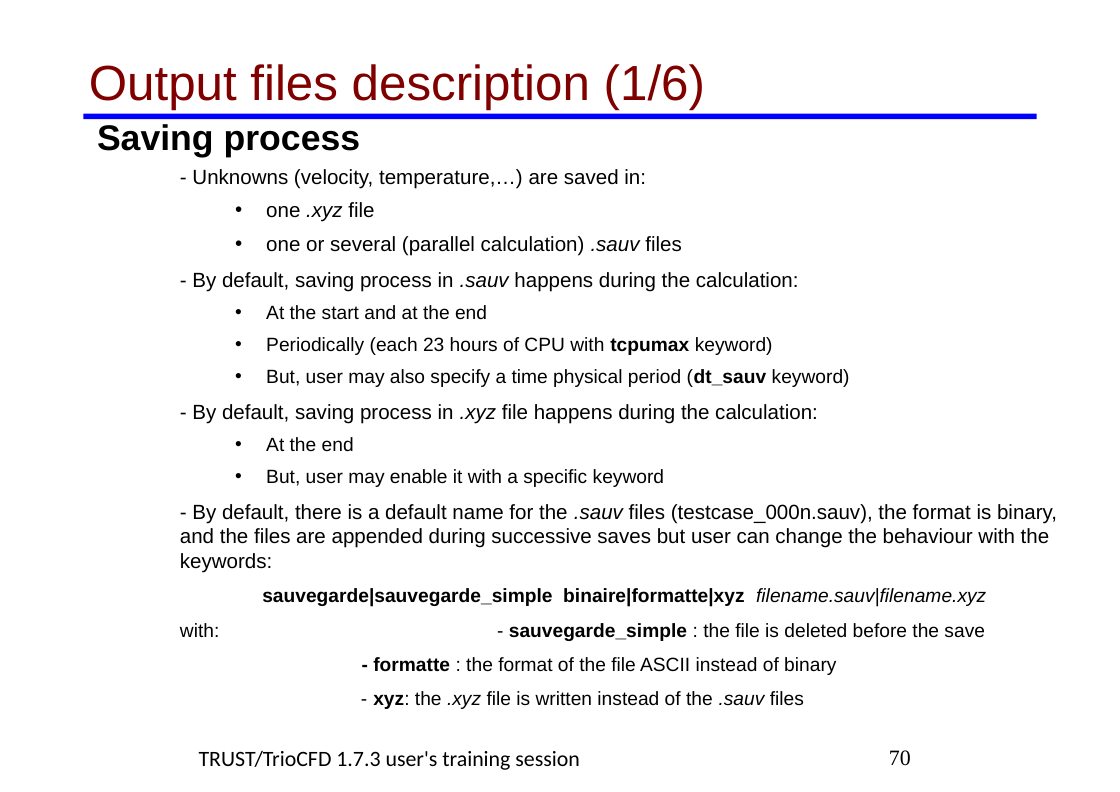
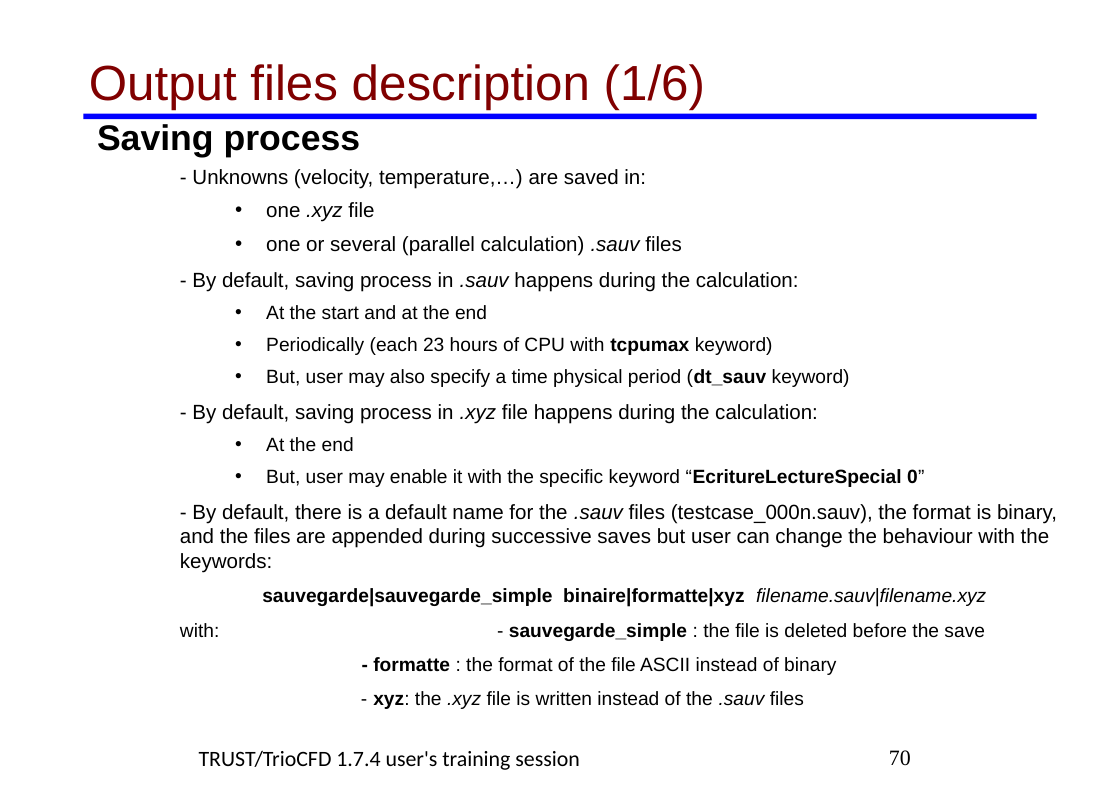
Before and after one commit to cea-trust-platform/trust-code, a slide deck: slide 70 of doc/TRUST/TRUST_and_TrioCFD_presentation.odp. Drawn at 1120x792 pixels with LibreOffice and Linux fonts; fonts in the diff are those of the drawing; background and template pictures are left out. Boxes give left, top, right and bottom in pixels: in the first picture for what was removed or moved away, otherwise in the second. Text is boxed around its words. In the diff, an @@ line names an element or a change of style, - is before the commit and + after.

```diff
--- a/doc/TRUST/TRUST_and_TrioCFD_presentation.odp
+++ b/doc/TRUST/TRUST_and_TrioCFD_presentation.odp
@@ text at [266,469,925,487]: text changed @@
-    • But, user may enable it with a specific keyword
+    • But, user may enable it with the specific keyword “EcritureLectureSpecial 0”
@@ text at [199,750,580,770]: text changed @@
-TRUST/TrioCFD 1.7.3 user's training session
+TRUST/TrioCFD 1.7.4 user's training session
```
Also in this commit, not shown: 168 other slides changed, 7 other files.
